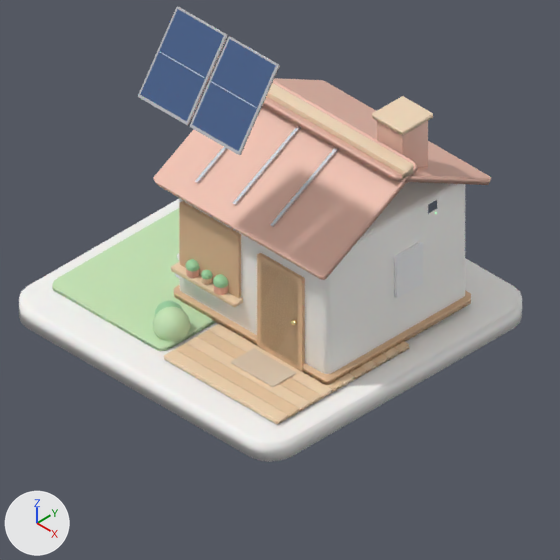
The Blender file assets/3d/casa_isometrica.blend as it was, and as the next commit left it.
Rendered twice from the file's camera 'Isometric_Camera'. Every picture has the same lights, and +X, +Y and +Z are marked at lower left. The picture after the commit comes second.
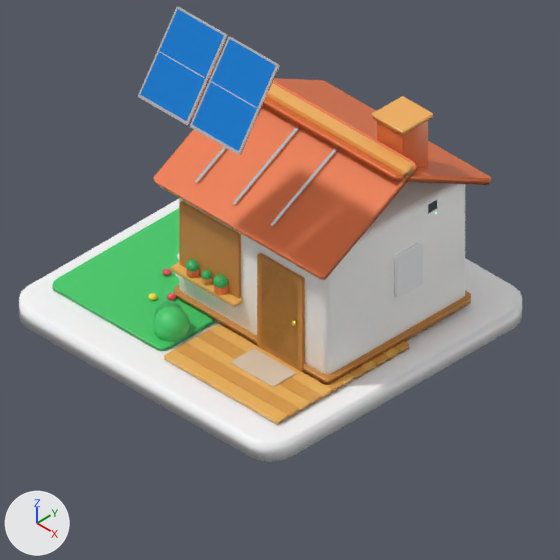
Changed parts and their boxes [x1, y1, x2, y2] in the pictures (560 x 560 px):
'Roof_Front_Slope', recoloured (beige to orange): [154, 80, 418, 280] in both
'Garden_Patch', recoloured (darker): [52, 208, 215, 351] in both
'Roof_Back_Slope', recoloured (beige to orange): [263, 78, 491, 185] in both
'Panel_Cells_0', recoloured: [140, 9, 224, 121] in both
'Panel_Cells_1', recoloured: [192, 39, 276, 151] in both
'Door_Frame', recoloured (beige to orange): [257, 253, 305, 372] in both
'Window_Frame', recoloured (beige to orange): [179, 201, 241, 298] in both
'House_Baseboard', recoloured: [174, 285, 471, 385] in both
'Cube.004', recoloured (beige to orange): [267, 83, 413, 179] in both
'Deck_Plank_0', recoloured (beige to orange): [164, 349, 287, 425] in both
'Door_Leaf', recoloured: [261, 262, 298, 363] in both
'Deck_Plank_1', recoloured (beige to orange): [175, 343, 298, 418] in both
'Cube.005', recoloured (beige to orange): [377, 121, 428, 183] in both
'Cube.006', recoloured (beige to orange): [372, 96, 433, 135] in both
'Deck_Plank_2', recoloured: [186, 336, 310, 412] in both
'Deck_Plank_4', recoloured: [208, 324, 332, 399] in both
'Sphere.005', recoloured (darker): [153, 307, 190, 342] in both
'Deck_Plank_3', recoloured: [197, 330, 321, 405] in both
'Cube.003', recoloured (beige to orange): [171, 262, 243, 307] in both
'Sphere.002', recoloured (darker): [213, 274, 228, 288] in both
'Sphere.006', recoloured (darker): [155, 300, 183, 316] in both
'Sphere', recoloured: [185, 259, 199, 272] in both
'Deck_Plank_6', recoloured: [338, 373, 354, 386] in both
'Deck_Plank_5', recoloured: [326, 380, 343, 393] in both
'Deck_Plank_11', recoloured: [394, 341, 409, 354] in both
'Deck_Plank_9', recoloured: [372, 354, 387, 367] in both
'Deck_Plank_8', recoloured: [361, 361, 376, 373] in both
'Deck_Plank_10', recoloured: [383, 348, 398, 360] in both
'Deck_Plank_7', recoloured: [350, 367, 365, 380] in both
'Sphere.001', recoloured: [201, 269, 212, 279] in both
'Sphere.013', added: after [148, 293, 157, 301]
'Sphere.011', added: after [167, 293, 176, 301]
'Cylinder.001', recoloured: [202, 278, 212, 285] in both
'Sphere.014', added: after [163, 269, 171, 276]

The change in detail:
Material 'Mat_Grass' (mat_mat_grass) changes colour from green #c8e7b8 to green #45ce6c; in linear values from (0.58, 0.8, 0.48) to (0.06, 0.62, 0.15).
Material 'Mat_WoodLight' (mat_mat_woodlight) changes colour from beige #f3d7b5 to orange #f1b861; in linear values from (0.9, 0.68, 0.46) to (0.88, 0.48, 0.12).
Material 'Mat_WoodMid' (mat_mat_woodmid) changes colour from beige #eccba6 to orange #e1a250; in linear values from (0.84, 0.6, 0.38) to (0.75, 0.36, 0.08).
Material 'Mat_WoodTrim' (mat_mat_woodtrim) changes colour from beige #e2bc95 to orange #cb893f; in linear values from (0.76, 0.5, 0.3) to (0.6, 0.25, 0.05).
Material 'Mat_Leaf' (mat_mat_leaf) changes colour from green #a0d7a6 to green #38b361; in linear values from (0.35, 0.68, 0.38) to (0.04, 0.45, 0.12).
Material 'Mat_RoofTerra' (mat_mat_roofterra) changes colour from beige #efbfad to orange #ec763f; in linear values from (0.86, 0.52, 0.42) to (0.84, 0.18, 0.05).
Material 'Mat_RoofTrim' (mat_mat_rooftrim) changes colour from beige #f3dabc to orange #f6b361; in linear values from (0.9, 0.7, 0.5) to (0.92, 0.45, 0.12).
Material 'Mat_SolarCells' (mat_mat_solarcells) changes colour from blue #556f9e to blue #1990f1; in linear values from (0.09, 0.16, 0.34) to (0.01, 0.28, 0.88).
Material 'Mat_FlowerRed' (mat_mat_flowerred) is new.
Its base color is (0.95, 0.08, 0.12) (red #f95061).
Its roughness is 0.3.
Its subsurface weight is 0.03.
Its subsurface scale is 0.005.
Material 'Mat_FlowerYellow' (mat_mat_floweryellow) is new.
Its base color is (1.0, 0.85, 0.05) (yellow #ffed3f).
Its roughness is 0.3.
Its subsurface weight is 0.03.
Its subsurface scale is 0.005.
Mesh me_sphere_015 is new.
It is a UV sphere (32 segments, 16 rings, poles along z) spanning x -0.065..0.065, y -0.065..0.065, z -0.065..0.065.
It uses material mat_mat_flowerred (red #f95061).
Mesh me_sphere_014 is new.
It is a UV sphere (32 segments, 16 rings, poles along z) spanning x -0.065..0.065, y -0.065..0.065, z -0.065..0.065.
It uses material mat_mat_floweryellow (yellow #ffed3f).
Mesh me_sphere_012 is new.
It is a UV sphere (32 segments, 16 rings, poles along z) spanning x -0.065..0.065, y -0.065..0.065, z -0.065..0.065.
It uses material mat_mat_flowerred (red #f95061).
Object 'Sphere.014' (ob_sphere_014) is new; it shows me_sphere_015.
Its location is (-1.4, -0.8, 0.14).
Its scale is (1.0, 1.0, 0.8).
Object 'Sphere.013' (ob_sphere_013) is new; it shows me_sphere_014.
Its location is (-1.1, -1.4, 0.14).
Its scale is (1.0, 1.0, 0.8).
Object 'Sphere.011' (ob_sphere_011) is new; it shows me_sphere_012.
Its location is (-0.9, -1.2, 0.14).
Its scale is (1.0, 1.0, 0.8).
